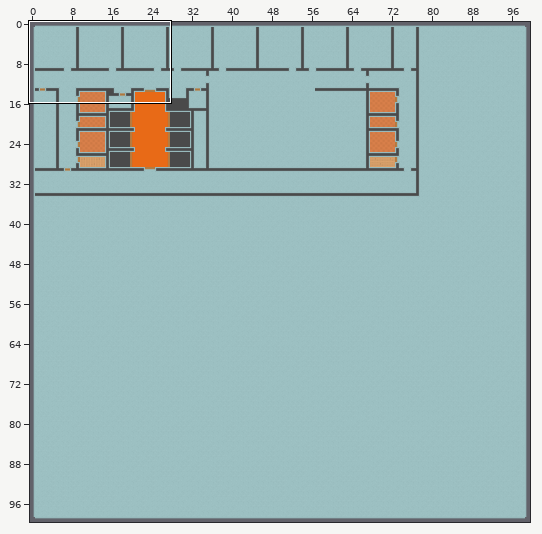
A Tiled map gets an edit: maps/clab_map.tmx. The picture above shows the old version from afar; the outline marks the close-up.
Close-up. Before the edit:
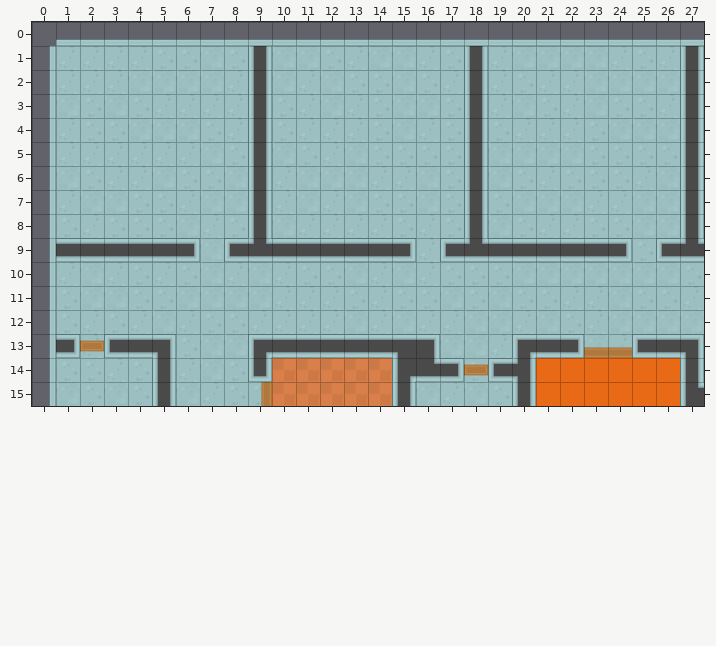
Cells are 64x64 px. Shown: x 0..27, y 0..15. The commit also changed other parts of the map, which this record leaves out.
And afterwards:
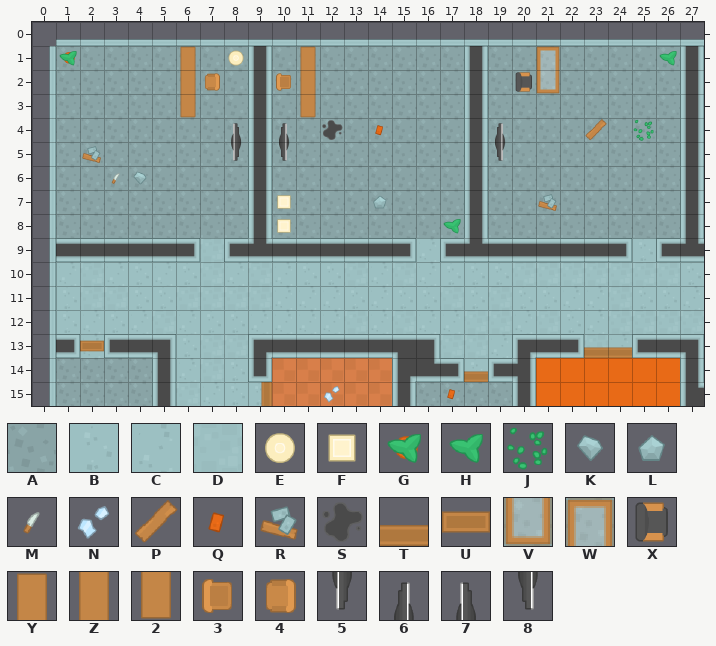
Key: from "floor": A 0; from "tiles": B 6, C 7, D 9, E 131, F 132, G 133, H 209, J 212, K 237, L 238, M 240, N 263, P 264, Q 289, R 291, S 319, T 466, U 468, V 479 turned 270, W 481 turned 270, X 504 turned 90, Y 506 turned 90, Z 507 turned 270, 2 508 turned 90, 3 528 turned 90, 4 530 turned 270, 5 531 turned 270, 6 531 turned 90, 7 532 turned 270, 8 532 turned 90.
_ is an empty cell, . an unchanged one.
See-through tiles are keyed as they look on the map.
From old to new:
--- layer "Floor"
@@ x 1..26 @@
- 1 CCCCBBDB.DDBCDDCB.CDDDDCBC
- 2 CCCDDDDC.DCDBBDBC.CBCCDDDD
- 3 DBDBCCCC.BCDCBDDB.CDBCDBBC
- 4 CBBDDDBC.BCCCBDCB.BCCCBDDD
- 5 CCCCCCDB.DBCDBBBB.DDDDBBBB
- 6 DBCCDBBD.CDDDCCDB.DBCBBBCD
- 7 CDDBBCDD.CDCDBBDB.BDDDCCDD
- 8 BCBBBDCB.DCCCCBCB.DBCCBBDD
+ 1 AAAAAAAA.AAAAAAAA.AAAAAAAA
+ 2 AAAAAAAA.AAAAAAAA.AAAAAAAA
+ 3 AAAAAAAA.AAAAAAAA.AAAAAAAA
+ 4 AAAAAAAA.AAAAAAAA.AAAAAAAA
+ 5 AAAAAAAA.AAAAAAAA.AAAAAAAA
+ 6 AAAAAAAA.AAAAAAAA.AAAAAAAA
+ 7 AAAAAAAA.AAAAAAAA.AAAAAAAA
+ 8 AAAAAAAA.AAAAAAAA.AAAAAAAA
@@ x 1..19 @@
-14 BBCB...............
-15 DBDB...........DCDB
+14 AAAA...............
+15 AAAA...........AAAA
--- layer "Walls"
@@ x 18..18 @@
-14 U
+14 T
--- layer "Items"
@@ x 1..26 @@
- 1 _...._._.._........._...._
- 2 .....__..__........__.....
- 3 ....._...._...............
- 4 ......._._._._...._..._._.
- 5 ._....._._........_.......
- 6 ..__......................
- 7 ........._..._......_.....
- 8 ........._......_.........
+ 1 G....Y.E..Y.........W....H
+ 2 .....Z4..3Z........XV.....
+ 3 .....2....2...............
+ 4 .......7.6.S.Q....6...P.J.
+ 5 .R.....5.8........8.......
+ 6 ..MK......................
+ 7 .........F...L......R.....
+ 8 .........F......H.........
@@ x 12..17 @@
-15 _...._
+15 N....Q
Boxes around the changes in both close-ups, in picture pixels (x1, y1, x2, y2):
changed: (56, 46, 248, 238)
changed: (272, 46, 464, 238)
changed: (488, 46, 680, 238)
changed: (56, 358, 152, 406)
changed: (416, 364, 512, 406)
added: (324, 386, 340, 403)
